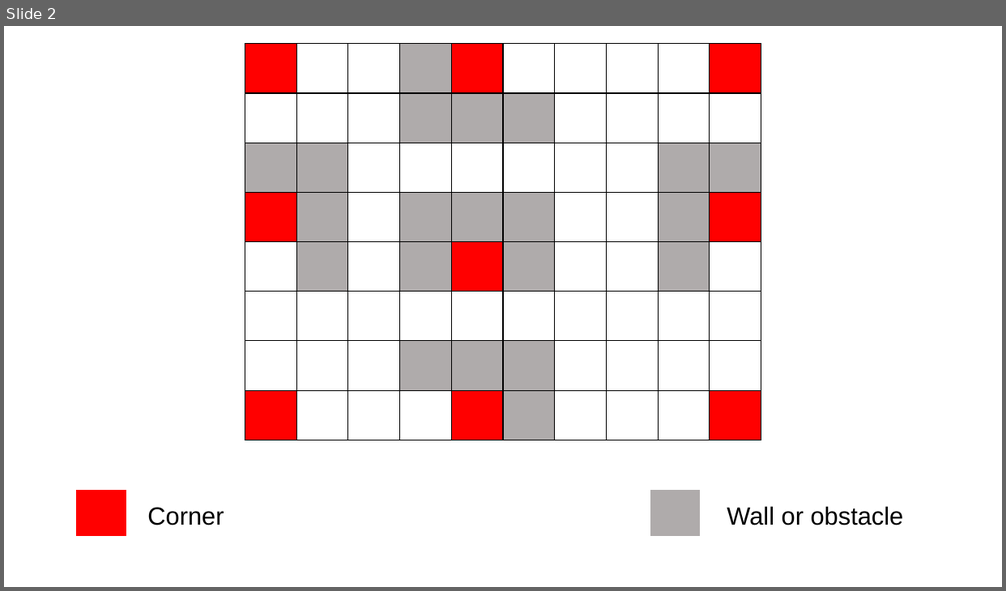
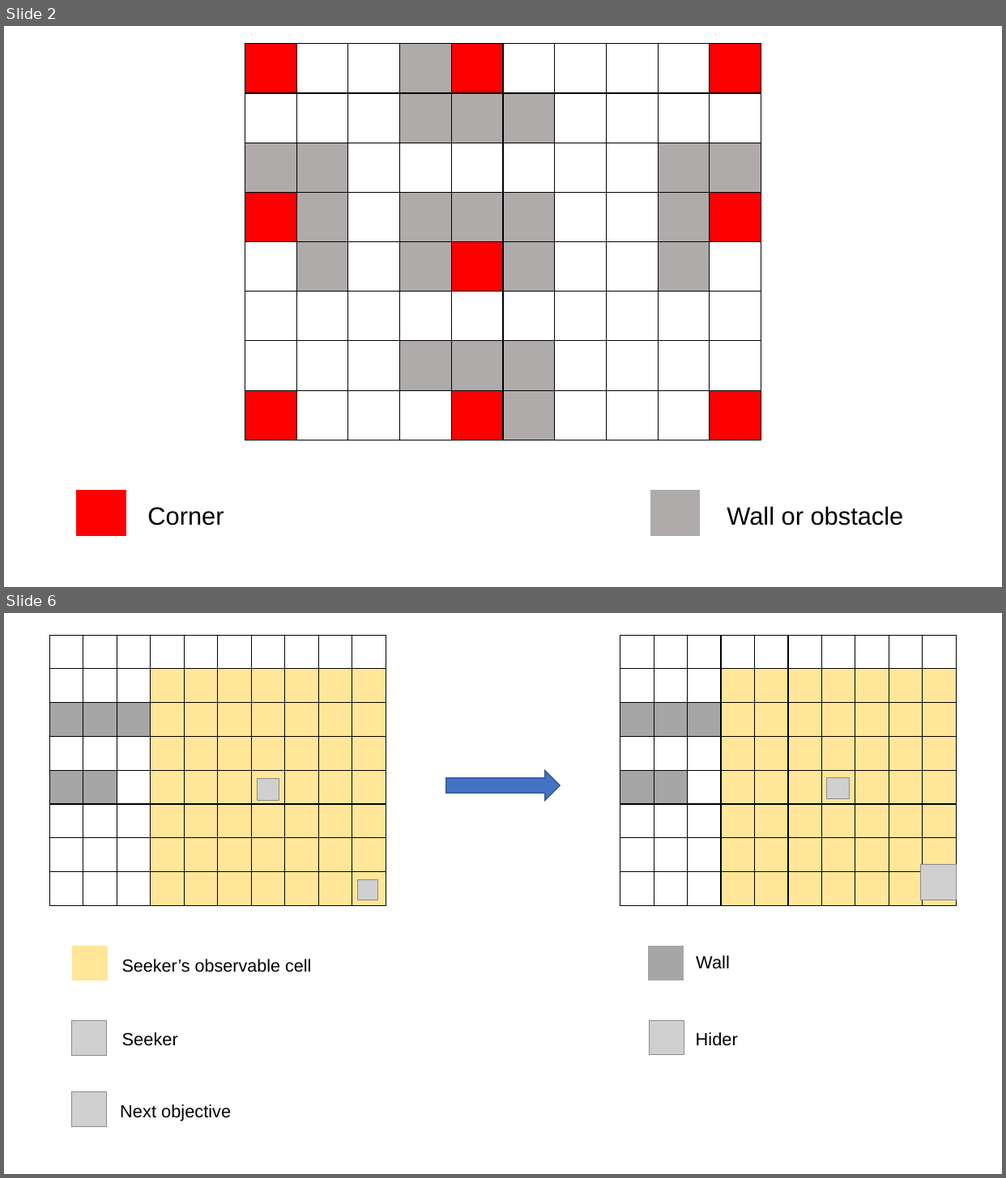
Before and after one commit to Namronaldo08102004/Project01-Hide-and-Seek, a slide deck: Demonstration.pptx. Shown one above the other, each under a label of ours: slide 2 before the commit, slides 2 and 6 after it; the slides between them are not shown. The pictures are 1006x591 and 1006x1178 pixels, drawn with LibreOffice and Linux fonts; fonts in the diff are those of the drawing; grey boxes stand for pictures. Boxes give left, top, right and bottom in pixels: in the first picture for what was removed or moved away, otherwise in the second. Text is boxed around its words. In the diff, an @@ line names an element or a change of style, - is before the commit and + after.

```diff
--- a/Demonstration.pptx
+++ b/Demonstration.pptx
@@ slide 6 added at (x1=4, y1=613, x2=1002, y2=1174), background #FFFFFF @@
@@ table added at (x1=49, y1=635, x2=386, y2=905), 8 rows, 10 columns @@
+ |  |  |  |  |  |  |  |  | 
+ |  |  |  |  |  |  |  |  | 
+ |  |  |  |  |  |  |  |  | 
+ |  |  |  |  |  |  |  |  | 
+ |  |  |  |  |  |  |  |  | 
+ |  |  |  |  |  |  |  |  | 
+ |  |  |  |  |  |  |  |  | 
+ |  |  |  |  |  |  |  |  | 
@@ table added at (x1=620, y1=635, x2=957, y2=905), 8 rows, 10 columns @@
+ |  |  |  |  |  |  |  |  | 
+ |  |  |  |  |  |  |  |  | 
+ |  |  |  |  |  |  |  |  | 
+ |  |  |  |  |  |  |  |  | 
+ |  |  |  |  |  |  |  |  | 
+ |  |  |  |  |  |  |  |  | 
+ |  |  |  |  |  |  |  |  | 
+ |  |  |  |  |  |  |  |  | 
@@ picture added at (x1=257, y1=779, x2=279, y2=801) @@
@@ down arrow added at (x1=445, y1=770, x2=560, y2=800), fill #4472C4, outline #325491 1 pt @@
@@ picture added at (x1=828, y1=777, x2=850, y2=799) @@
@@ picture added at (x1=920, y1=865, x2=957, y2=901) @@
@@ picture added at (x1=358, y1=880, x2=378, y2=901) @@
@@ picture added at (x1=928, y1=880, x2=948, y2=901) @@
@@ table added at (x1=71, y1=945, x2=108, y2=982), 1 rows, 1 columns @@
+
@@ table added at (x1=648, y1=945, x2=684, y2=982), 1 rows, 1 columns @@
+
@@ text added at (x1=122, y1=959, x2=311, y2=973), 16.8 pt, text #000000 @@
+Seeker’s observable cell
@@ text added at (x1=696, y1=956, x2=730, y2=969), 17 pt, text #000000 @@
+Wall
@@ picture added at (x1=71, y1=1021, x2=107, y2=1055) @@
@@ picture added at (x1=650, y1=1021, x2=684, y2=1055) @@
@@ text added at (x1=122, y1=1033, x2=178, y2=1046), 17 pt, text #000000 @@
+Seeker
@@ text added at (x1=696, y1=1033, x2=738, y2=1046), 17 pt, text #000000 @@
+Hider
@@ picture added at (x1=71, y1=1093, x2=107, y2=1127) @@
@@ text added at (x1=120, y1=1105, x2=231, y2=1122), 17 pt, text #000000 @@
+Next objective
```
Also in this commit, not shown: 5 other slides added, 2 slides removed, 6 other files.
